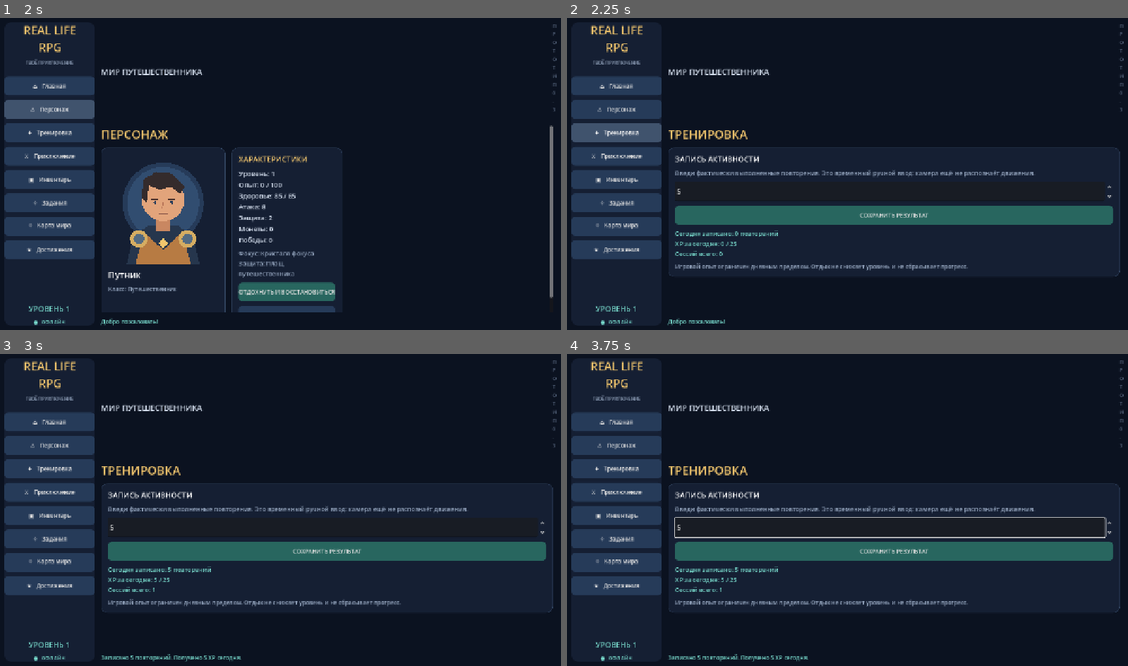
Above: before the commit, frames 1-4 (two rows, left to right).
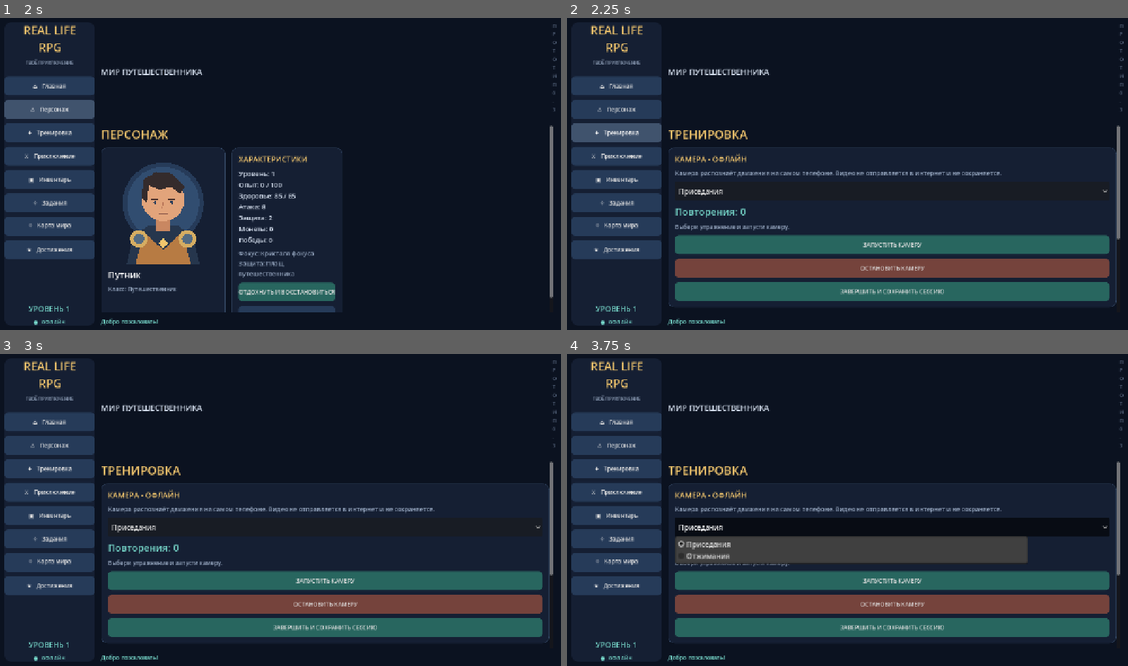
Above: after the commit, the same moments.

Repository: Phantom220-hub/REAL-LIFE-RPG
Game: Godot game, scene res://scenes/main.tscn
The game is run twice, just before and just after one commit, with the same random seed, the same clock (stepped at 60 frames per second) and the same inputs.
Inputs (mouse positions are in pixels of both pictures, inside the frame that each line leads up to):
- Up to frame 1 (2 s): click "⌂ Главная" at 0.5 s; click "♙ Персонаж" at 1.25 s
- Up to frame 2 (2.25 s): click "✦ Тренировка" at 2 s
- Up to frame 3 (3 s): click (325, 550) at 2.75 s, where only the run before the commit has a clickable "СОХРАНИТЬ РЕЗУЛЬТАТ"
- Up to frame 4 (3.75 s): click (892, 528) at 3.5 s, where only the run after the commit has a clickable "Приседания"

Frame 1 is identical in both runs. In frame 2, 20% of the frame differs, in the area x 18-99%, y 34-93%; in frame 3, 21%; in frame 4, 23%, in the area x 17-99%, y 34-99%.

Commit message:
Integrate offline camera exercise session into training UI

Diff:
--- a/scripts/main.gd
+++ b/scripts/main.gd
@@ -2,17 +2,32 @@
 
 const GameStateScript = preload("res://scripts/game_state.gd")
 const CharacterPortraitScript = preload("res://scripts/character_portrait.gd")
+const OfflineCameraSessionScript = preload("res://scripts/offline_camera_session.gd")
+const ExercisePoseCounterScript = preload("res://scripts/exercise_pose_counter.gd")
 
 var game_state
 var page_box: VBoxContainer
 var level_label: Label
 var status_label: Label
 var reps_input: SpinBox
+var camera_session: Node
+var pose_counter
+var training_count_label: Label
+var training_feedback_label: Label
+var training_exercise_option: OptionButton
 
 func _ready() -> void:
 	game_state = GameStateScript.new()
 	add_child(game_state)
 	game_state.state_changed.connect(_refresh_header)
+	camera_session = OfflineCameraSessionScript.new()
+	add_child(camera_session)
+	camera_session.landmarks_received.connect(_on_camera_landmarks)
+	camera_session.camera_status_changed.connect(_on_camera_status)
+	camera_session.camera_error.connect(_on_camera_error)
+	pose_counter = ExercisePoseCounterScript.new()
+	pose_counter.repetition_counted.connect(_on_repetition_counted)
+	pose_counter.feedback_changed.connect(_on_counter_feedback)
 	_build_shell()
 	_show_page("home")
 	_refresh_header()
@@ -158,19 +173,80 @@
 func _build_training() -> void:
 	game_state.refresh_daily_state()
 	page_box.add_child(_label("ТРЕНИРОВКА", 27, "#f2c66d"))
-	var card := _card(page_box)
-	card.add_child(_label("ЗАПИСЬ АКТИВНОСТИ", 17, "#ffffff"))
-	card.add_child(_label("Введи фактически выполненные повторения. Это временный ручной ввод: камера ещё не распознаёт движения.", 14, "#9aabc4"))
+	var camera_card := _card(page_box)
+	camera_card.add_child(_label("КАМЕРА • ОФЛАЙН", 17, "#f2c66d"))
+	camera_card.add_child(_label("Камера распознаёт движения на самом телефоне. Видео не отправляется в интернет и не сохраняется.", 14, "#9aabc4"))
+	training_exercise_option = OptionButton.new()
+	training_exercise_option.add_item("Приседания", 0)
+	training_exercise_option.add_item("Отжимания", 1)
+	training_exercise_option.custom_minimum_size = Vector2(220, 42)
+	camera_card.add_child(training_exercise_option)
+	training_count_label = _label("Повторения: 0", 22, "#75d5c8")
+	camera_card.add_child(training_count_label)
+	training_feedback_label = _label("Выбери упражнение и запусти камеру.", 13, "#9aabc4")
+	camera_card.add_child(training_feedback_label)
+	camera_card.add_child(_button("ЗАПУСТИТЬ КАМЕРУ", "#28665f", _start_camera_training))
+	camera_card.add_child(_button("ОСТАНОВИТЬ КАМЕРУ", "#75433c", _stop_camera_training))
+	camera_card.add_child(_button("ЗАВЕРШИТЬ И СОХРАНИТЬ СЕССИЮ", "#28665f", _submit_camera_training))
+	var manual_card := _card(page_box)
+	manual_card.add_child(_label("РУЧНОЙ ВВОД", 16, "#ffffff"))
+	manual_card.add_child(_label("Если камера недоступна, можно записать результат вручную.", 13, "#9aabc4"))
 	reps_input = SpinBox.new()
 	reps_input.min_value = 1
 	reps_input.max_value = 100
 	reps_input.value = 5
 	reps_input.step = 1
 	reps_input.custom_minimum_size = Vector2(170, 44)
-	card.add_child(reps_input)
-	card.add_child(_button("СОХРАНИТЬ РЕЗУЛЬТАТ", "#28665f", _on_workout_pressed))
-	card.add_child(_label("Сегодня записано: %d повторений\nXP за сегодня: %d / %d\nСессий всего: %d" % [game_state.daily_reps, game_state.daily_xp, game_state.DAILY_XP_CAP, game_state.total_workout_sessions], 14, "#75d5c8"))
-	card.add_child(_label("Игровой опыт ограничен дневным пределом. Отдых не снижает уровень и не сбрасывает прогресс.", 13, "#9aabc4"))
+	manual_card.add_child(reps_input)
+	manual_card.add_child(_button("СОХРАНИТЬ РЕЗУЛЬТАТ", "#263b59", _on_workout_pressed))
+	manual_card.add_child(_label("Сегодня записано: %d повторений\nXP за сегодня: %d / %d\nСессий всего: %d" % [game_state.daily_reps, game_state.daily_xp, game_state.DAILY_XP_CAP, game_state.total_workout_sessions], 14, "#75d5c8"))
+	manual_card.add_child(_label("Игровой опыт ограничен дневным пределом. Отдых остаётся полноценным выбором.", 13, "#9aabc4"))
+
+func _start_camera_training() -> void:
+	if pose_counter == null or camera_session == null:
+		return
+	pose_counter.set_exercise(0 if training_exercise_option.selected == 0 else 1)
+	training_count_label.text = "Повторения: 0"
+	camera_session.start_camera()
+
+func _stop_camera_training() -> void:
+	if camera_session != null:
+		camera_session.stop_camera()
+
+func _submit_camera_training() -> void:
+	if pose_counter == null:
+		return
+	var reps: int = int(pose_counter.total_reps)
+	camera_session.stop_camera()
+	if reps <= 0:
+		status_label.text = "Пока нет засчитанных повторений. Сессию не сохранял."
+		_show_page("training")
+		return
+	var xp_reward: int = game_state.add_workout_reps(reps)
+	var damage: int = game_state.apply_exercise_damage(reps)
+	status_label.text = "Сессия сохранена: %d повторений, +%d XP." % [reps, xp_reward]
+	if damage > 0:
+		status_label.text += " Игровой урон: %d." % damage
+	pose_counter.reset_session()
+	_show_page("training")
+
+func _on_camera_landmarks(landmarks: Array) -> void:
+	if pose_counter != null:
+		pose_counter.process_landmarks(landmarks, float(Time.get_ticks_msec()) / 1000.0)
+
+func _on_camera_status(message: String) -> void:
+	if training_feedback_label != null and is_instance_valid(training_feedback_label):
+		training_feedback_label.text = message
+
+func _on_camera_error(message: String) -> void:
+	_on_camera_status(message)
+
+func _on_repetition_counted(total: int) -> void:
+	if training_count_label != null and is_instance_valid(training_count_label):
+		training_count_label.text = "Повторения: %d" % total
+
+func _on_counter_feedback(message: String) -> void:
+	_on_camera_status(message)
 
 func _build_adventure() -> void:
 	page_box.add_child(_label("ПРИКЛЮЧЕНИЕ", 27, "#f2c66d"))
